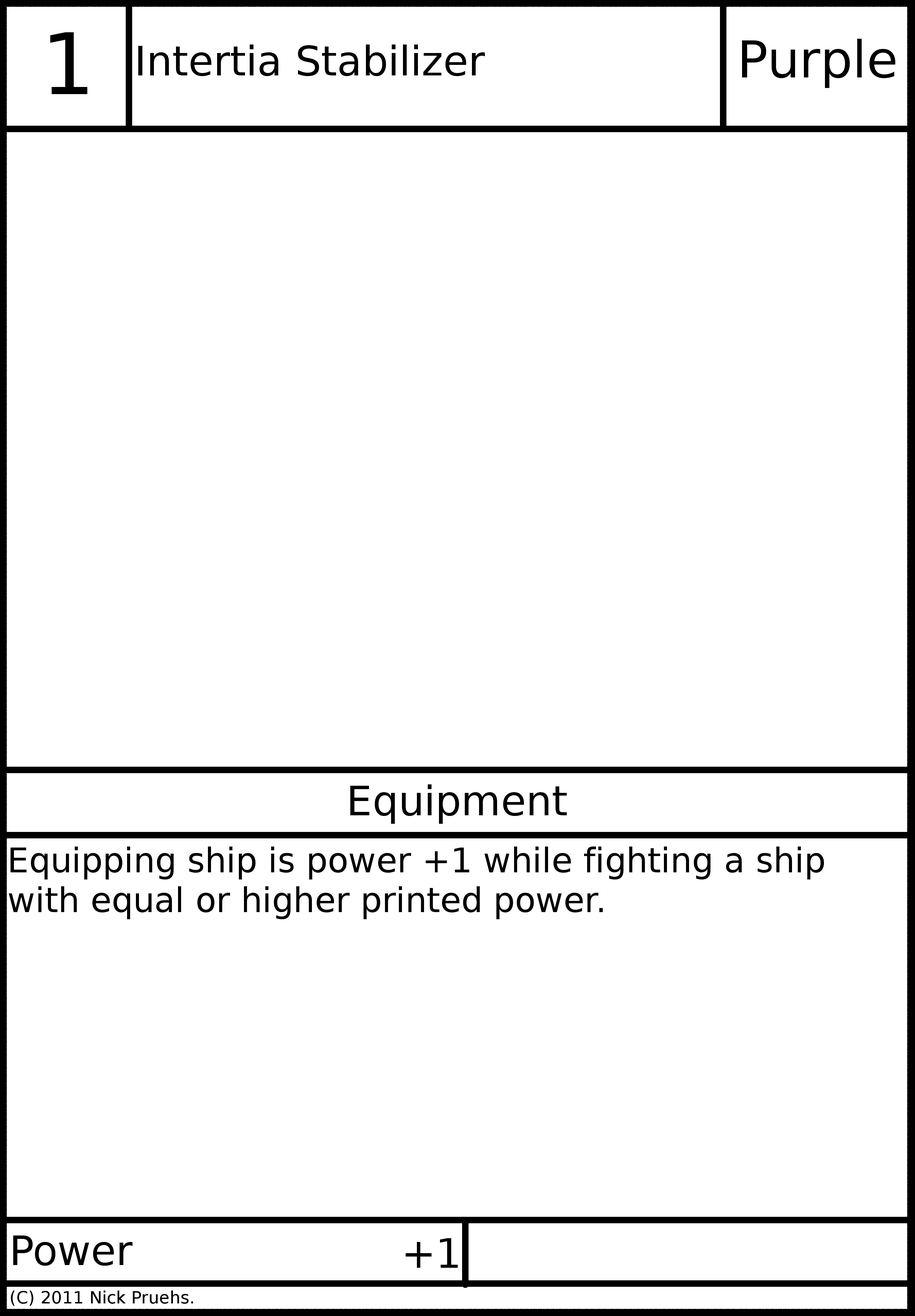
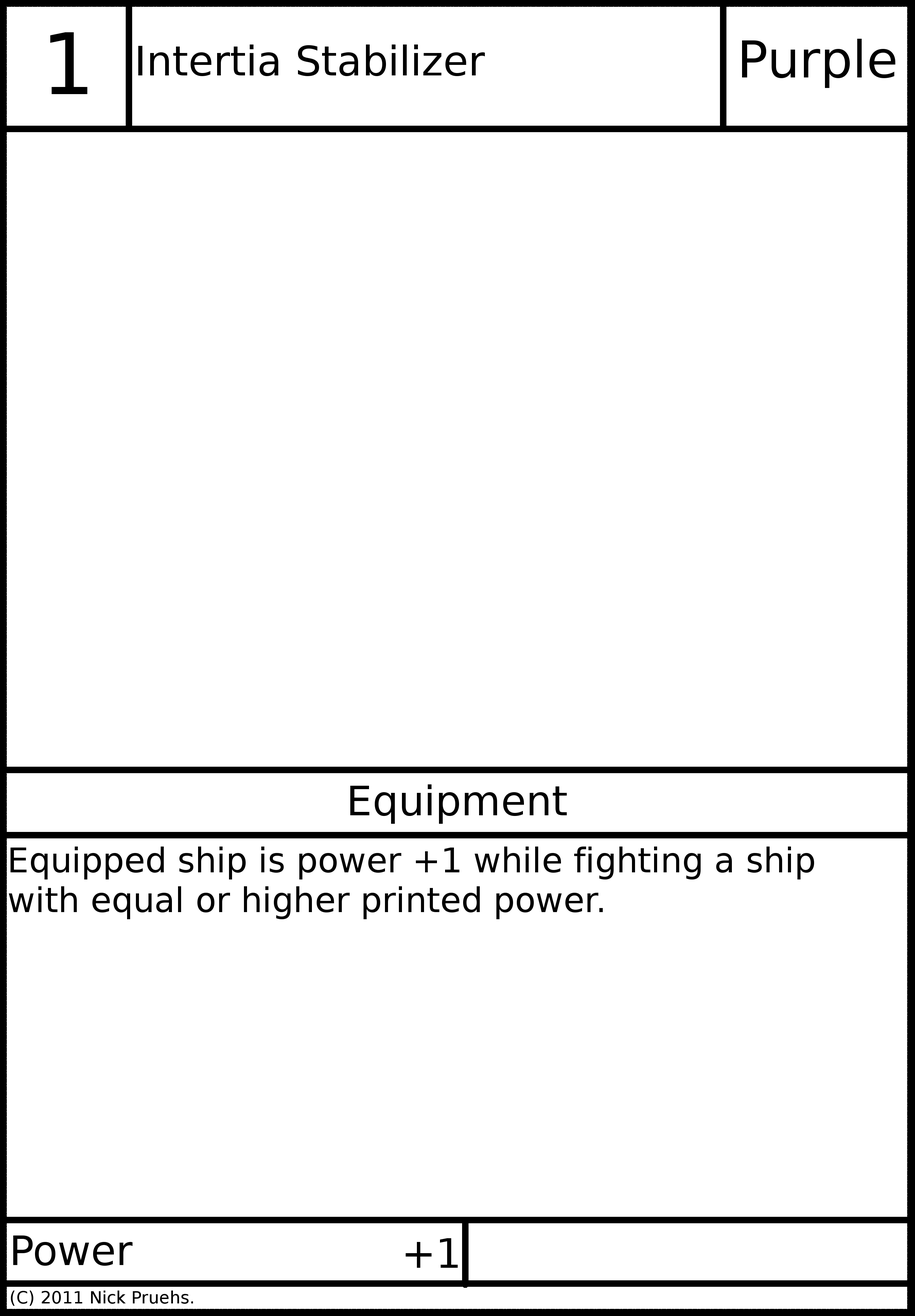
Layered file, before and after one edit (w=915, h=1316). Changes by layer:
painted on "Card Text" over left=126, top=846, right=824, bottom=880
